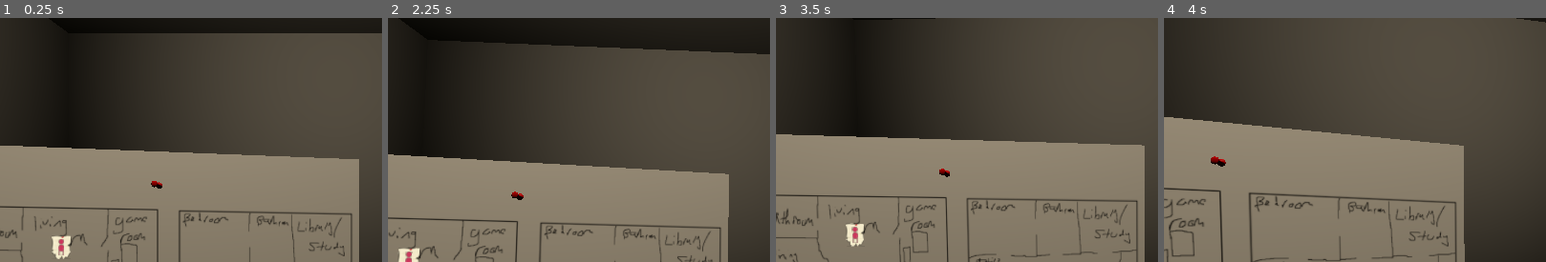
Above: before the commit, frames 1-4 (left to right).
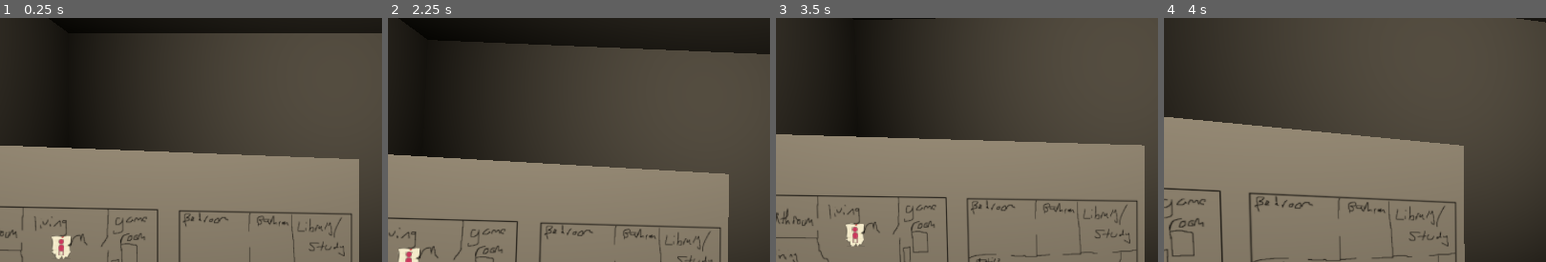
Above: after the commit, the same moments.

Repository: X-y-l/Haunting_House
Game: Godot game, scene res://world.tscn
The game is run twice, just before and just after one commit, with the same random seed, the same clock (stepped at 60 frames per second) and the same inputs.
Inputs (mouse positions are % of the whole screen's width and height, from its top left):
- Up to frame 1 (0.25 s): no input
- Up to frame 2 (2.25 s): tap Enter at 0.5, 2 s; move the mouse to (72, 45) at 0.52 s; click (72, 45) at 0.67 s; tap Space at 1.25 s; move the mouse to (30, 55) at 1.27 s; click (30, 55) at 1.42 s; move the mouse to (60, 28) at 2.02 s; click (60, 28) at 2.17 s
- Up to frame 3 (3.5 s): tap Space at 2.75 s; move the mouse to (45, 70) at 2.77 s; click (45, 70) at 2.92 s
- Up to frame 4 (4 s): tap Enter at 3.5 s; move the mouse to (80, 65) at 3.52 s; click (80, 65) at 3.67 s
The pictures show only the part of the screen within x 0-50%, y 0-50%; the shares and areas given below are measured in that part.

The runs differ from the first frame. In frame 1, less than 0.1% of the frame differs, in the area x 39-43%, y 66-70%; in frame 2, less than 0.1%; in frame 3, less than 0.1%; in frame 4, 0.1%, in the area x 12-17%, y 56-61%.

Commit message:
pin pong

Diff:
--- a/Haunting_House/world.tscn
+++ b/Haunting_House/world.tscn
@@ -6,11 +6,11 @@
 [ext_resource type="PackedScene" uid="uid://cy1wqcy0vt3ew" path="res://map_man.tscn" id="2_wq4ct"]
 [ext_resource type="Script" path="res://player.gd" id="3_oveuh"]
 [ext_resource type="Shader" path="res://CRT.gdshader" id="4_kkfxb"]
-[ext_resource type="PackedScene" uid="uid://co6f4pwx3qajl" path="res://pin.tscn" id="7_fbbv1"]
 
 [sub_resource type="GDScript" id="GDScript_xg0o6"]
 script/source = "extends Node3D
 
+var pin = preload(\"res://pin.tscn\")
 
 # Called when the node enters the scene tree for the first time.
 func _ready():
@@ -33,7 +33,10 @@
 
 		var result = get_world_3d().direct_space_state.intersect_ray(query)
 		if !result.is_empty():
-			print(result)
+			var pin_instance = pin.instantiate()
+			pin_instance.position = result[\"position\"]
+			pin_instance.rotate_y(-83)
+			add_child(pin_instance)
 "
 
 [sub_resource type="ProceduralSkyMaterial" id="ProceduralSkyMaterial_t2cjy"]
@@ -245,6 +248,3 @@
 material_override = SubResource("StandardMaterial3D_s5dlf")
 mesh = SubResource("PlaneMesh_uo1h5")
 skeleton = NodePath("")
-
-[node name="Pin" parent="." instance=ExtResource("7_fbbv1")]
-transform = Transform3D(-4.37114e-08, -3.48787e-16, -1, 3.48787e-16, 1, -3.48787e-16, 1, -3.48787e-16, -4.37114e-08, -1.61338, 2.59956, -1.30573)
Not shown: 1 places in Haunting_House/world.tscn that only renumber resources
